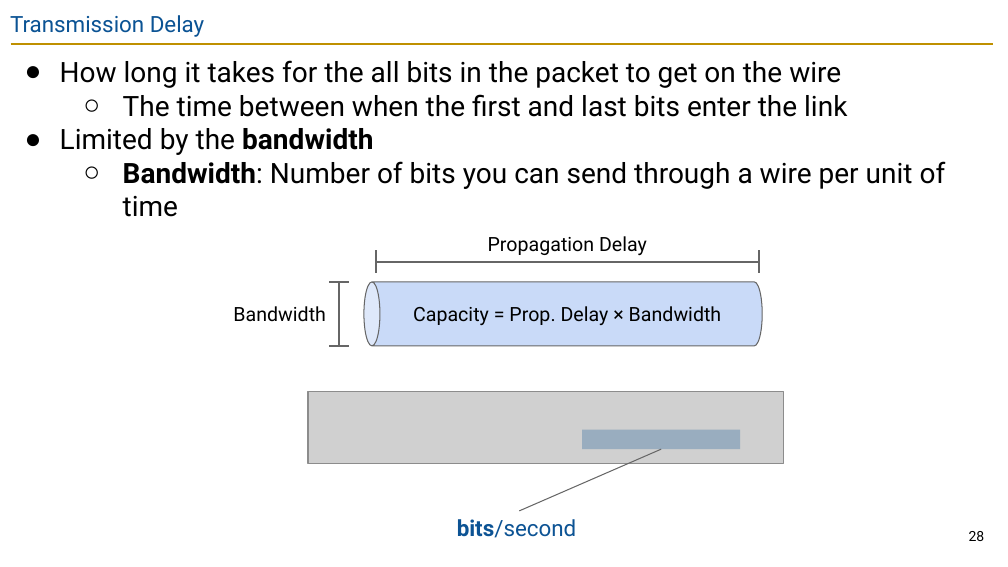
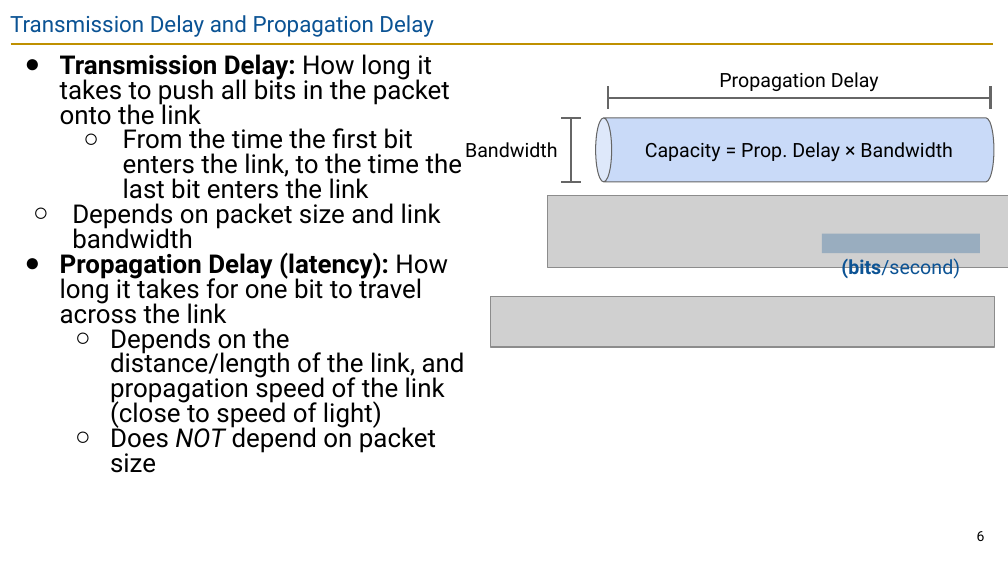
Before and after one commit to guhofstra/CSC175Sp26, a slide deck: slide 6 of PPTs/Lecture 3 - Links.pptx (slide 28 before the commit). Drawn at 1008x567 pixels with LibreOffice and Linux fonts; fonts in the diff are those of the drawing; grey boxes stand for pictures. Boxes give left, top, right and bottom in pixels: in the first picture for what was removed or moved away, otherwise in the second. Text is boxed around its words. In the diff, an @@ line names an element or a change of style, - is before the commit and + after.

```diff
--- a/PPTs/Lecture 3 - Links.pptx
+++ b/PPTs/Lecture 3 - Links.pptx
@@ title at (x1=10, y1=15, x2=433, y2=37): text changed @@
-Transmission Delay
+Transmission Delay and Propagation Delay
@@ text at (x1=60, y1=54, x2=465, y2=473): text changed; size 20 to 18.5 pt @@
-● How long it takes for the all bits in the packet to get on the wire
-  ○ The time between when the first and last bits enter the link
-● Limited by the bandwidth
-  ○ Bandwidth: Number of bits you can send through a wire per unit of time
+● Transmission Delay: How long it takes to push all bits in the packet onto the link
+  ○ From the time the first bit enters the link, to the time the last bit enters the link
+○ Depends on packet size and link bandwidth
+● Propagation Delay (latency): How long it takes for one bit to travel across the link
+  ○ Depends on the distance/length of the link, and propagation speed of the link (close to speed of light)
+  ○ Does NOT depend on packet size
@@ 6 lines, 3 texts, 1 cylinder moved together from (x1=233, y1=236, x2=763, y2=346) to (x1=465, y1=72, x2=994, y2=182) @@
@@ picture resized from (x1=308, y1=392, x2=784, y2=464) to (x1=547, y1=196, x2=1008, y2=267) @@
@@ rectangle moved from (x1=583, y1=429, x2=741, y2=449) to (x1=822, y1=234, x2=980, y2=253) @@
@@ text at (x1=841, y1=258, x2=960, y2=280): text changed; size 16 to 14 pt @@
-bits/second
+(bits/second)
@@ picture added at (x1=491, y1=296, x2=995, y2=347) @@
@@ line removed from (661, 450) to (519, 511) @@
@@ page number at (x1=977, y1=531, x2=985, y2=541): text changed @@
-28
+6
```
Also in this commit, not shown: 7 other slides changed, 1 slide removed, 4 other files.
